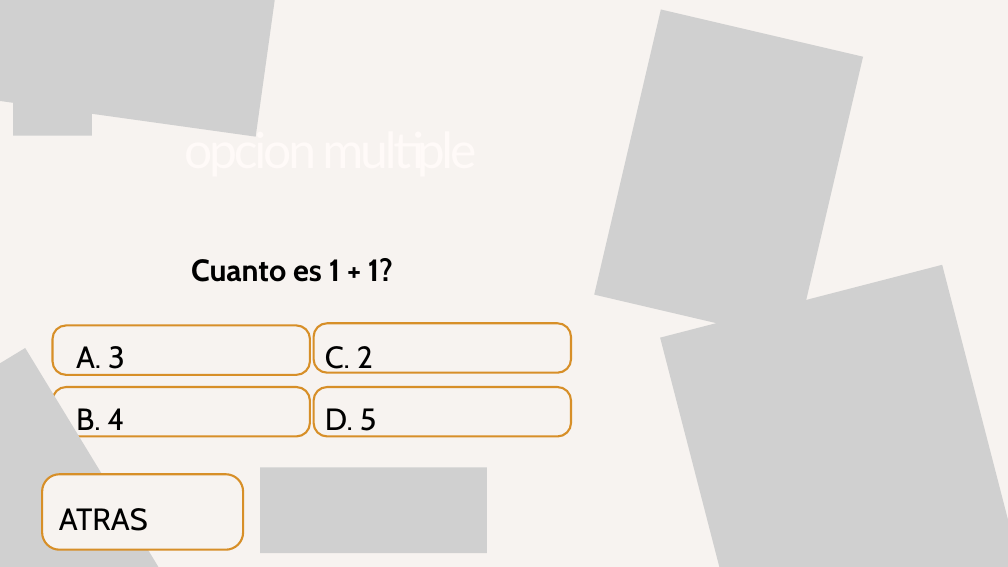
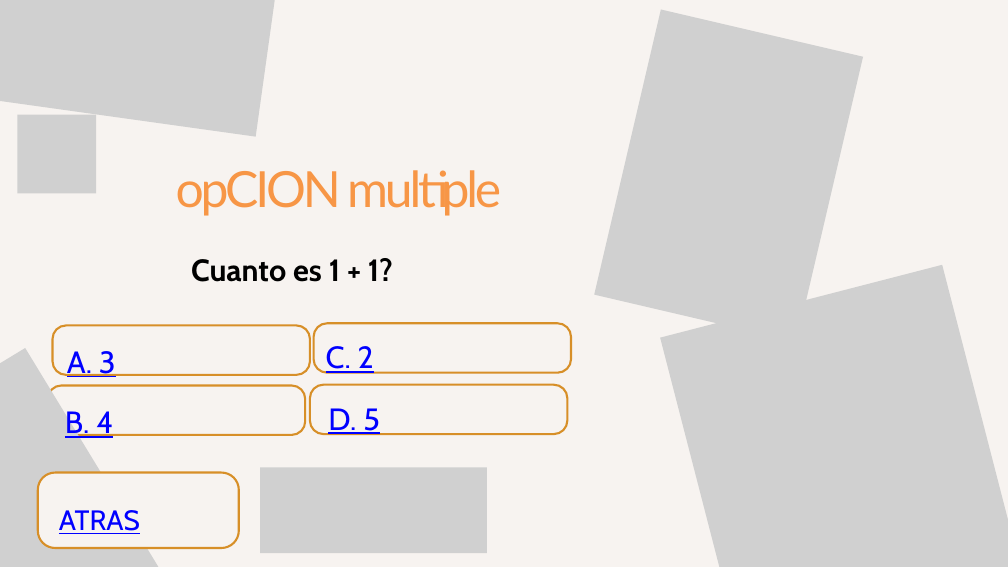
Before and after one commit to Galia-Landeros/EduMotion, a slide deck: slide 4 of assets/ppt/Green and Orange Illustrative Quiz Time Presentation.pptx. Drawn at 1008x567 pixels with LibreOffice and Linux fonts; fonts in the diff are those of the drawing; grey boxes stand for pictures; background and template pictures are left out. Boxes give left, top, right and bottom in pixels: in the first picture for what was removed or moved away, otherwise in the second. Text is boxed around its words. In the diff, an @@ line names an element or a change of style, - is before the commit and + after.

```diff
--- a/assets/ppt/Green and Orange Illustrative Quiz Time Presentation.pptx
+++ b/assets/ppt/Green and Orange Illustrative Quiz Time Presentation.pptx
@@ picture: place and size @@
-picture at (13,56,92,135)
+picture at (17,114,96,193)
@@ text at (176,170,501,216): text changed; text colour #FFFAF8 to #F79646 @@
-opcion multiple
+opCION multiple
@@ text "A. 3": place and size @@
-text "A. 3" at (76,346,125,437)
+text "A. 3" at (67,351,116,377)
@@ text "A. 3" at (67,351,116,377): text colour #000000 to #0000FF, underline on @@
@@ text at (325,346,373,374): paragraph removed @@
-  C. 2
@@ text added at (326,346,374,374), 43.9 pt, text #0000FF, underline @@
+C. 2
@@ freeform shape: place and size @@
-freeform shape at (52,387,310,436)
+freeform shape at (48,386,305,435)
@@ freeform shape at (310,385,568,434): outline redrawn @@
@@ text "D. 5": place and size @@
-text "D. 5" at (325,346,377,437)
+text "D. 5" at (328,408,380,435)
@@ text "D. 5" at (328,408,380,435): text colour #000000 to #0000FF, underline on; list level 2 to 1 in "D. 5" @@
@@ text added at (65,411,113,438), 43.9 pt, text #0000FF, underline @@
+B. 4
@@ text at (76,408,124,437): paragraph removed @@
-B. 4
@@ freeform shape: place and size @@
-freeform shape at (42,474,243,550)
+freeform shape at (38,473,239,548)
@@ text "ATRAS" at (59,510,140,534): size 43.9 to 40 pt, text colour #000000 to #0000FF, underline on @@
```
Also in this commit, not shown: 11 other slides changed, 11 other files.
